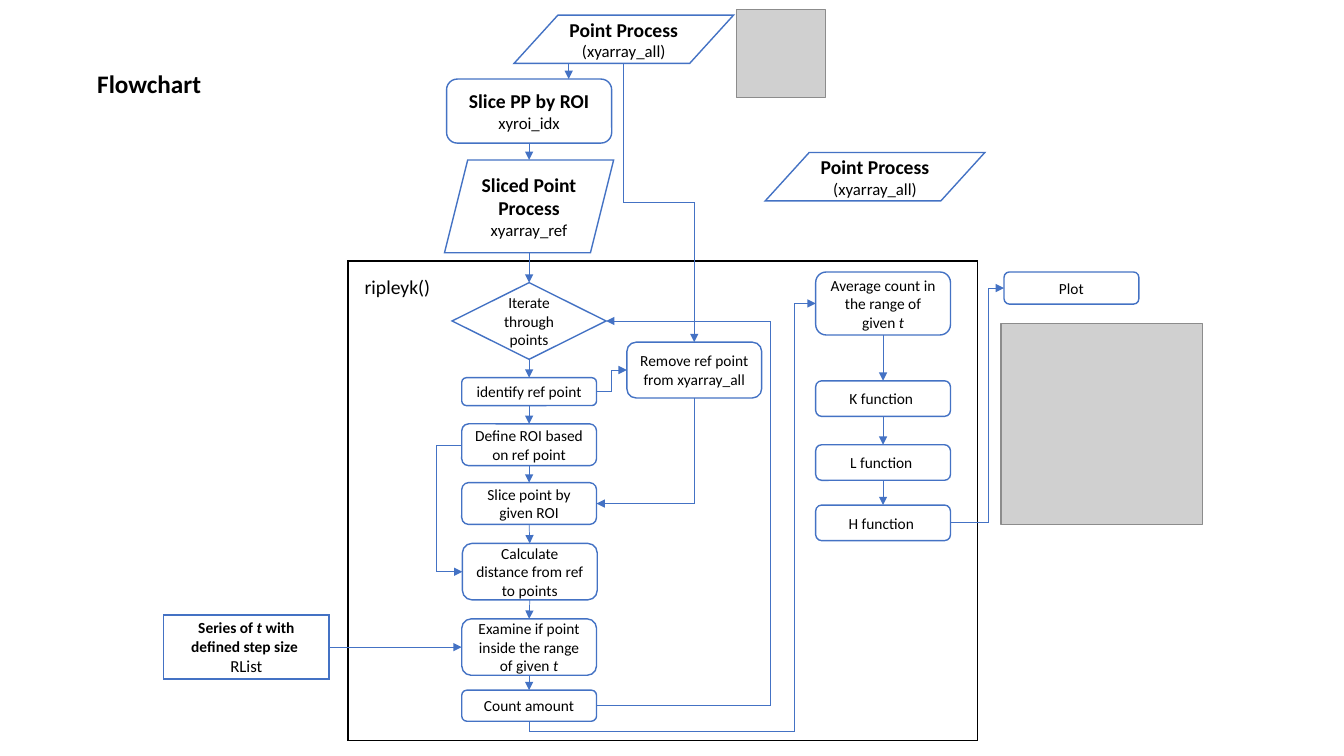
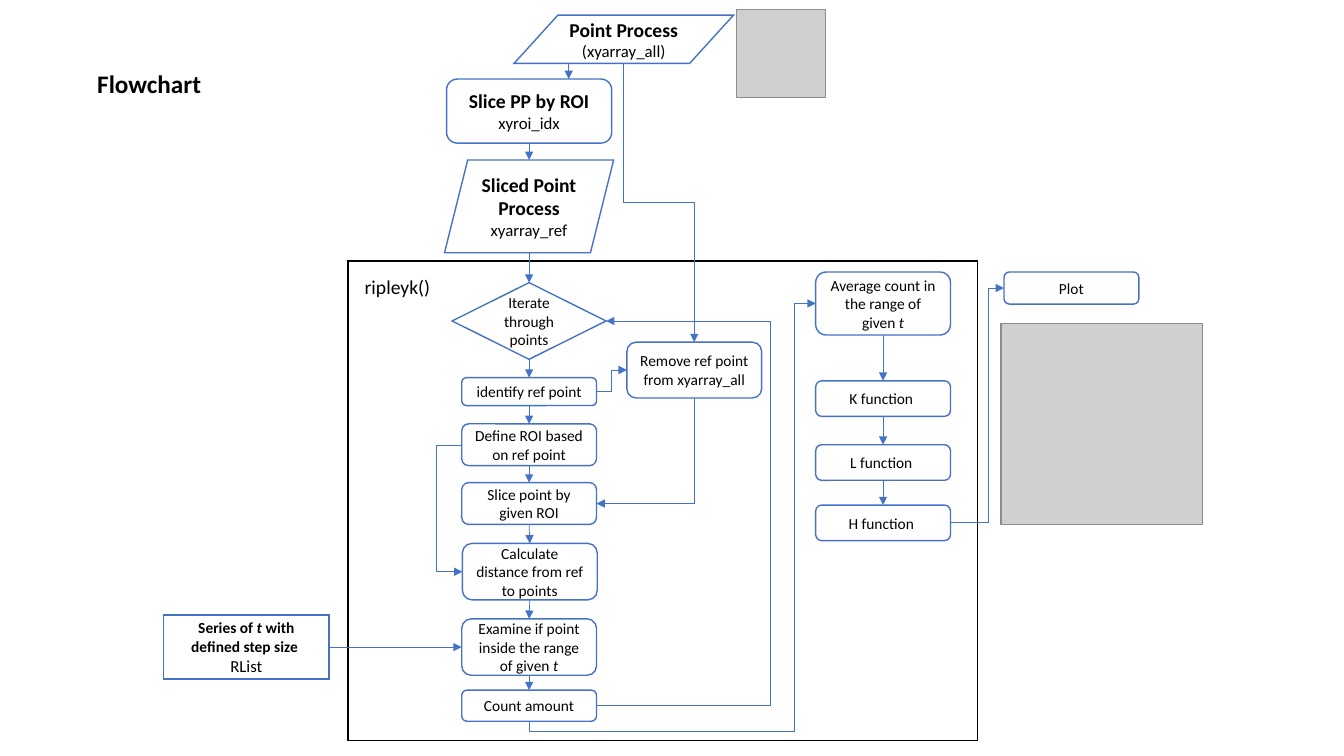
Before and after one commit to eufmike/Ripleys_K_function_test, a slide deck: slide 4 of summary.pptx. Drawn at 1344x756 pixels with LibreOffice and Linux fonts; fonts in the diff are those of the drawing; grey boxes stand for pictures. Boxes give left, top, right and bottom in pixels: in the first picture for what was removed or moved away, otherwise in the second. Text is boxed around its words. In the diff, an @@ line names an element or a change of style, - is before the commit and + after.

Commit message:
new slide

```diff
--- a/summary.pptx
+++ b/summary.pptx
@@ flow chart input output removed at [765, 152, 985, 201] @@
-Point Process
-(xyarray_all)
```
Also in this commit, not shown: 1 other file.
